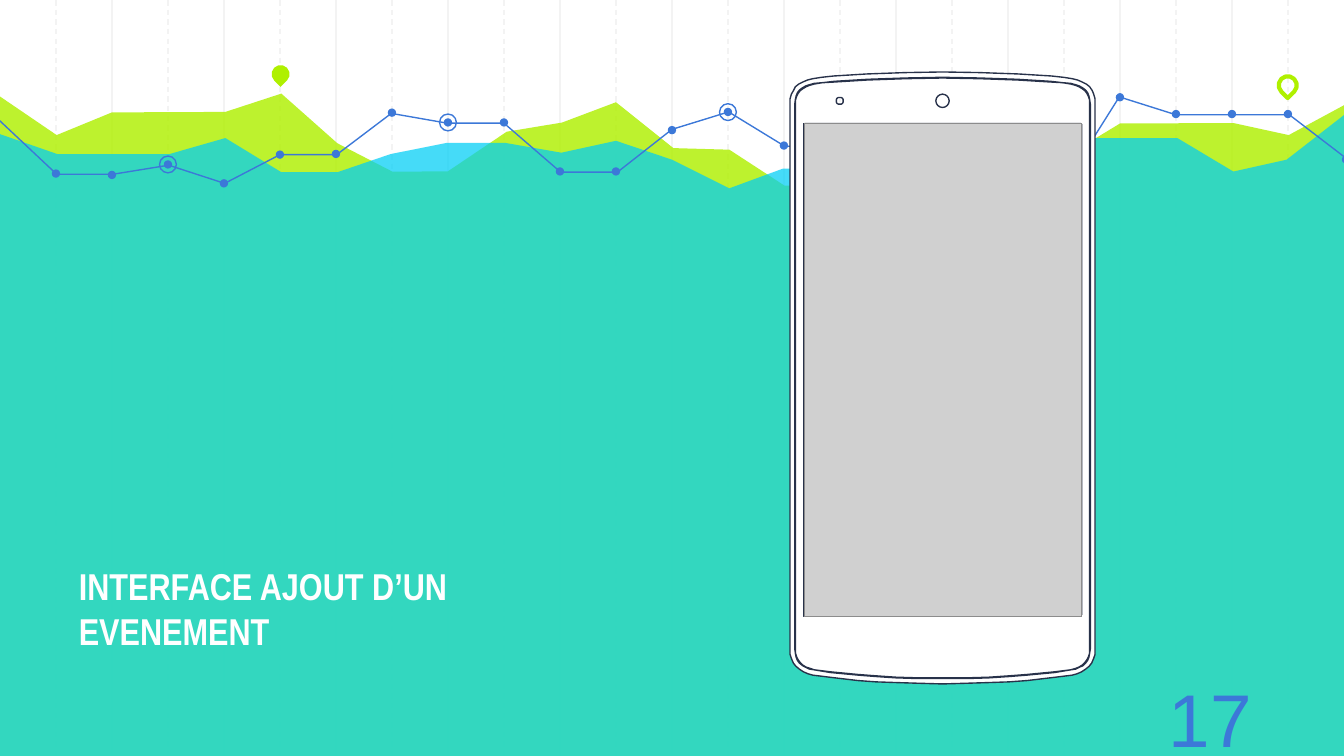
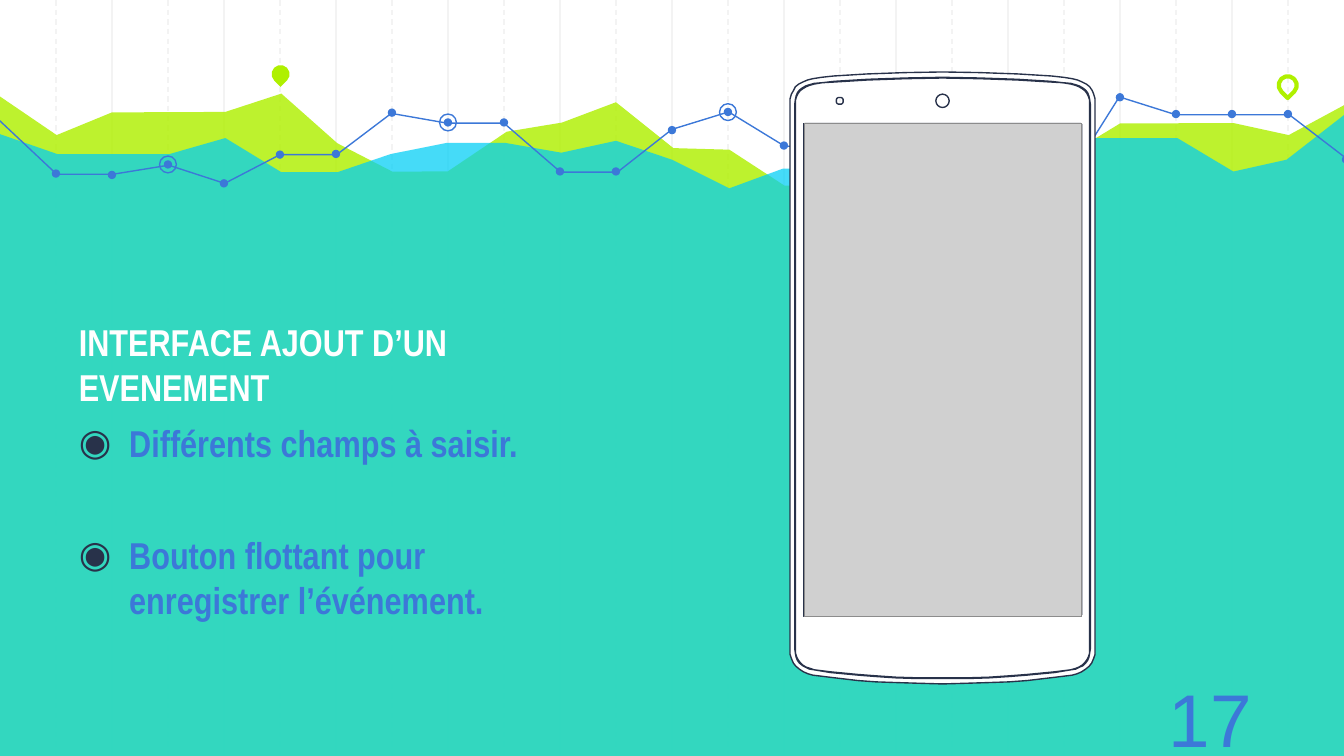
Before and after one commit to AzeddineZadir/docpfc, a slide deck: slide 20 of présentation licence 3.pptx. Drawn at 1344x756 pixels with LibreOffice and Linux fonts; fonts in the diff are those of the drawing; grey boxes stand for pictures. Boxes give left, top, right and bottom in pixels: in the first picture for what was removed or moved away, otherwise in the second. Text is boxed around its words. In the diff, an @@ line names an element or a change of style, - is before the commit and + after.

```diff
--- a/présentation licence 3.pptx
+++ b/présentation licence 3.pptx
@@ text at [129,430,518,621]: paragraphs added @@
+◉ Différents champs à saisir.
+◉ Bouton flottant pour enregistrer l’événement.
```
Also in this commit, not shown: 3 other slides changed.
